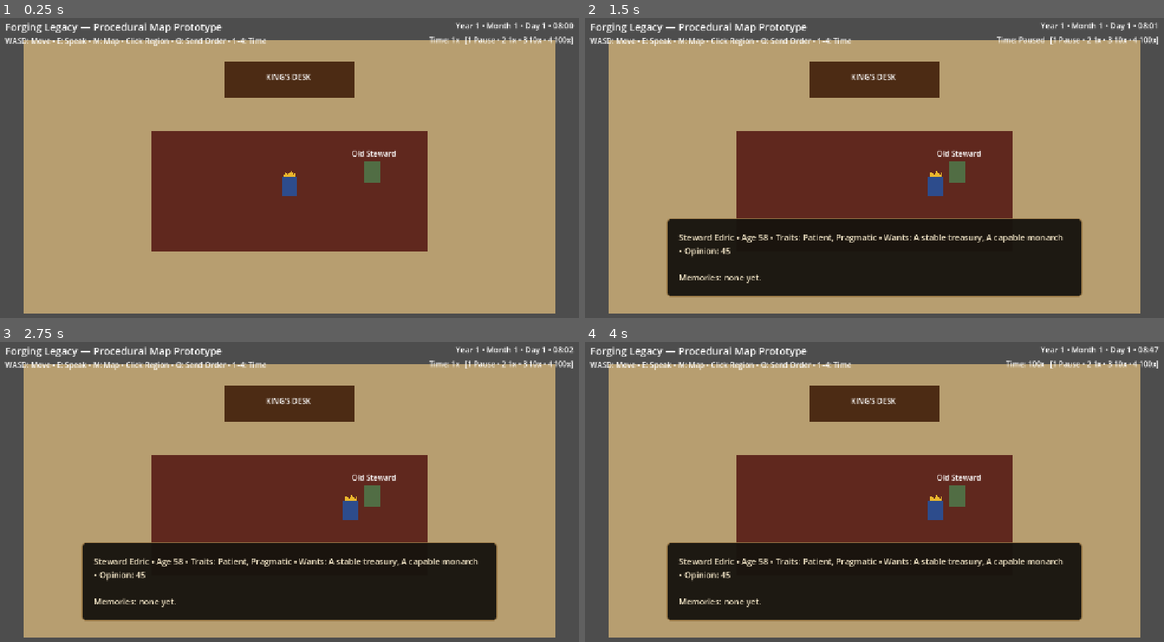
Above: before the commit, frames 1-4 (two rows, left to right).
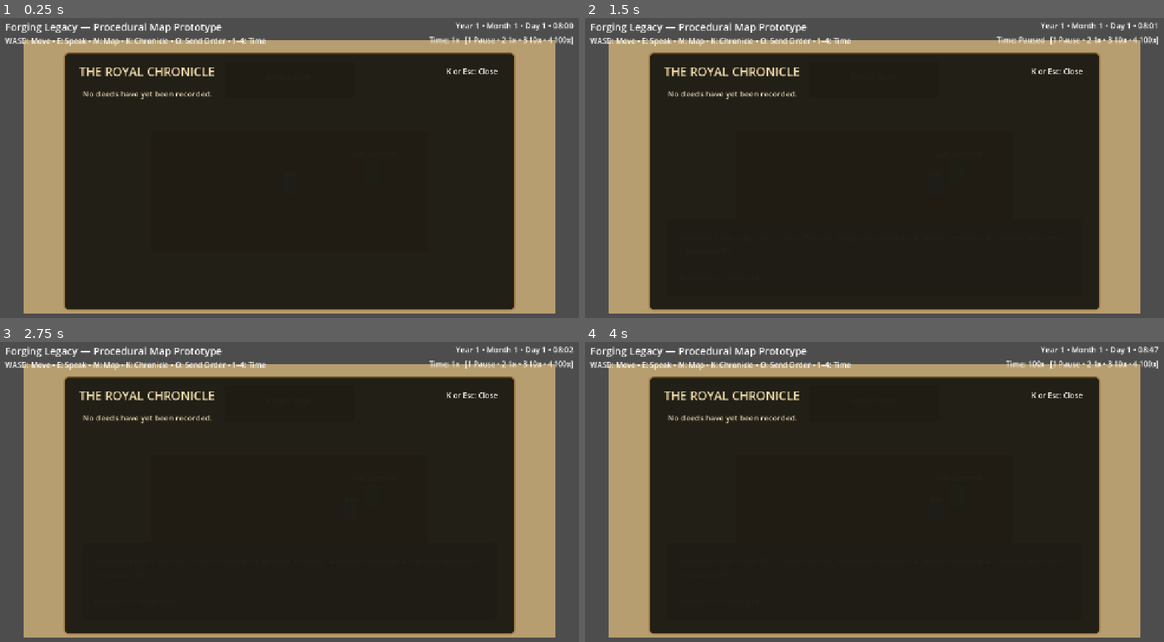
Above: after the commit, the same moments.

Repository: thomasmcanerney-gif/forging-legacy-game
Game: Godot game, scene res://scenes/main.tscn
Same seed, same stepped clock (60 frames per second), same inputs: the game is played once before the commit and once after it.
Inputs (mouse positions are in pixels of both pictures, inside the frame that each line leads up to):
- Up to frame 1 (0.25 s): no input
- Up to frame 2 (1.5 s): tap Enter at 0.5 s; move the mouse to (1001, 159) at 0.52 s; hold D (move_right) 0.53-1.28 s; tap E (interact) at 0.6, 1.25 s; click (1001, 159) at 0.67 s; move the mouse to (758, 192) at 1.27 s; hold S (move_down) from 1.28 s (still down); tap 1 at 1.35 s
- Up to frame 3 (2.75 s): tap Enter at 2 s; move the mouse to (347, 429) at 2.02 s; release S (move_down) at 2.03 s; hold D (move_right) from 2.03 s (still down); tap 2 at 2.1 s
- Up to frame 4 (4 s): tap Space at 2.75 s; move the mouse to (845, 567) at 2.77 s; release D (move_right) at 2.78 s; hold W (move_up) 2.78-3.53 s; tap 3 at 2.85 s; click (845, 567) at 2.92 s; tap Enter at 3.5 s; move the mouse to (1053, 552) at 3.52 s; hold A (move_left) from 3.53 s (still down); tap 4 at 3.6 s

The runs differ from the first frame. In frame 1, 67% of the frame differs, in the area x 10-90%, y 6-98%; in frame 2, 50%; in frame 3, 50%; in frame 4, 50%.

Commit message:
Add readable Chronicle screen

Diff:
--- a/scenes/main.tscn
+++ b/scenes/main.tscn
@@ -156,7 +156,7 @@
 offset_top = 54.0
 offset_right = 1000.0
 offset_bottom = 86.0
-text = "WASD: Move • E: Speak • M: Map • Click Region • O: Send Order • 1–4: Time"
+text = "WASD: Move • E: Speak • M: Map • K: Chronicle • O: Send Order • 1–4: Time"
 
 [node name="DateLabel" type="Label" parent="UI" unique_id=842674739]
 offset_left = 900.0
@@ -262,3 +262,39 @@
 theme_override_font_sizes/font_size = 15
 text = "Choose a region and send an order."
 autowrap_mode = 2
+
+[node name="ChroniclePanel" type="Panel" parent="UI"]
+offset_left = 150.0
+offset_top = 90.0
+offset_right = 1130.0
+offset_bottom = 650.0
+theme_override_styles/panel = SubResource("MapStyle")
+
+[node name="ChronicleTitle" type="Label" parent="UI/ChroniclePanel"]
+offset_left = 34.0
+offset_top = 24.0
+offset_right = 600.0
+offset_bottom = 60.0
+theme_override_colors/font_color = Color(0.95, 0.87, 0.68, 1)
+theme_override_font_sizes/font_size = 26
+text = "THE ROYAL CHRONICLE"
+
+[node name="ChronicleHelp" type="Label" parent="UI/ChroniclePanel"]
+offset_left = 650.0
+offset_top = 30.0
+offset_right = 940.0
+offset_bottom = 58.0
+text = "K or Esc: Close"
+horizontal_alignment = 2
+
+[node name="ChronicleText" type="RichTextLabel" parent="UI/ChroniclePanel"]
+offset_left = 42.0
+offset_top = 78.0
+offset_right = 938.0
+offset_bottom = 522.0
+theme_override_colors/default_color = Color(0.94, 0.88, 0.73, 1)
+theme_override_font_sizes/normal_font_size = 17
+bbcode_enabled = false
+text = "No deeds have yet been recorded."
+fit_content = false
+scroll_active = true
